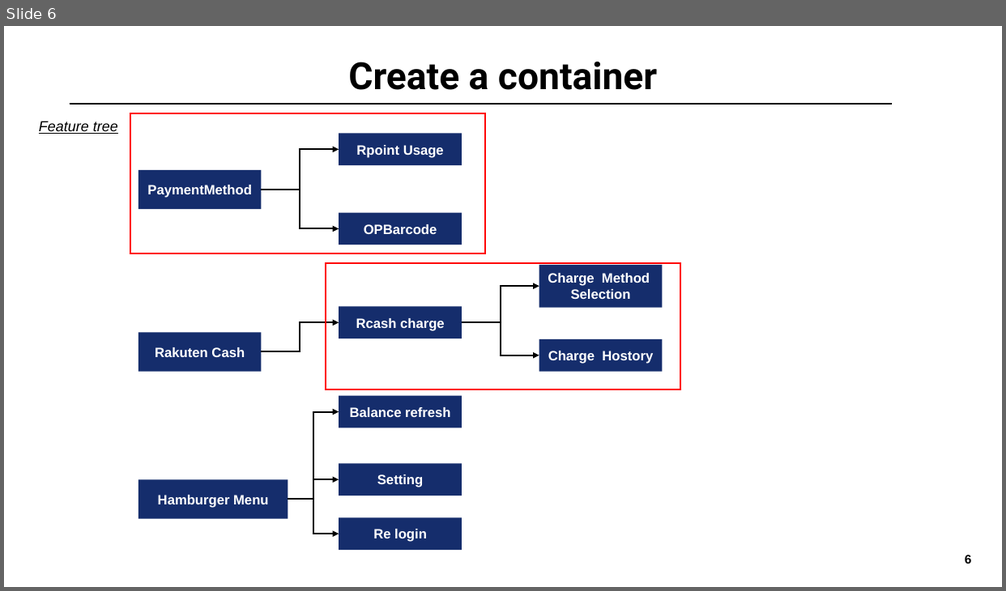
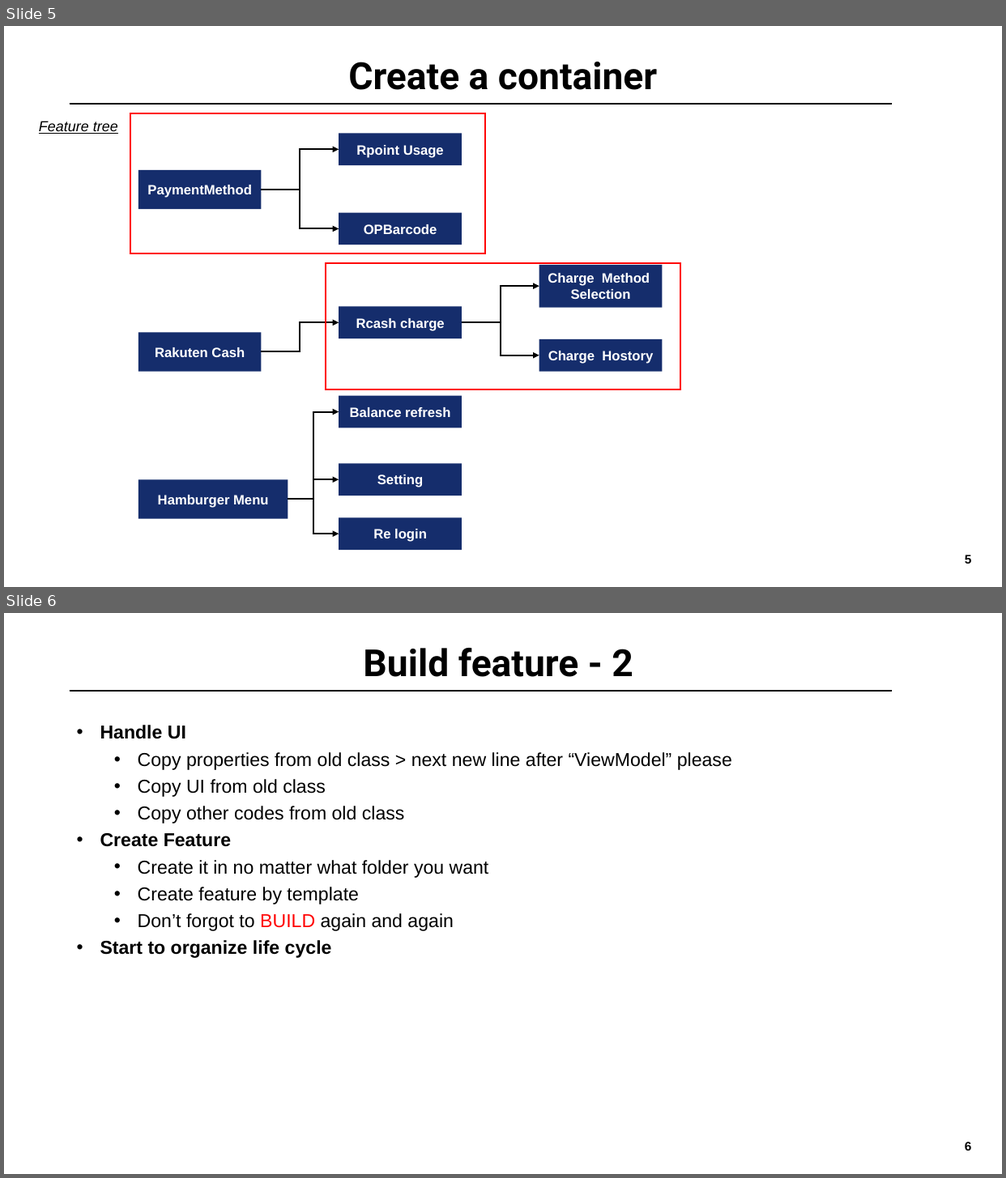
Before and after one commit to ck2shine/MVVMC-Sample, a slide deck: MVVM-Clean-Migration/Guidence.pptx. Shown one above the other, each under a label of ours: slide 6 before the commit, slides 5 and 6 after it. The pictures are 1006x591 and 1006x1178 pixels, drawn with LibreOffice and Linux fonts; fonts in the diff are those of the drawing; background and template pictures are left out. Boxes give left, top, right and bottom in pixels: in the first picture for what was removed or moved away, otherwise in the second. Text is boxed around its words. In the diff, an @@ line names an element or a change of style, - is before the commit and + after.

```diff
--- a/MVVM-Clean-Migration/Guidence.pptx
+++ b/MVVM-Clean-Migration/Guidence.pptx
@@ slide 6 added at <box>4,613,1002,1174</box>, background #FFFFFF; not listed: 1 template element that a slide beside it also shows @@
@@ title added at <box>363,648,633,677</box>, 36 pt, text #000000, bold @@
+Build feature - 2
@@ line added from (69, 691) to (892, 691), #000000 1 pt @@
@@ text added at <box>100,725,732,958</box>, 18 pt, text #000000 @@
+• Handle UI
+  • Copy properties from old class > next new line after “ViewModel” please
+  • Copy UI from old class
+  • Copy other codes from old class
+• Create Feature
+  • Create it in no matter what folder you want
+  • Create feature by template
+  • Don’t forgot to BUILD again and again
+• Start to organize life cycle
@@ what was slide 6 is now slide 5 @@
```
Also in this commit, not shown: 8 other slides added.
